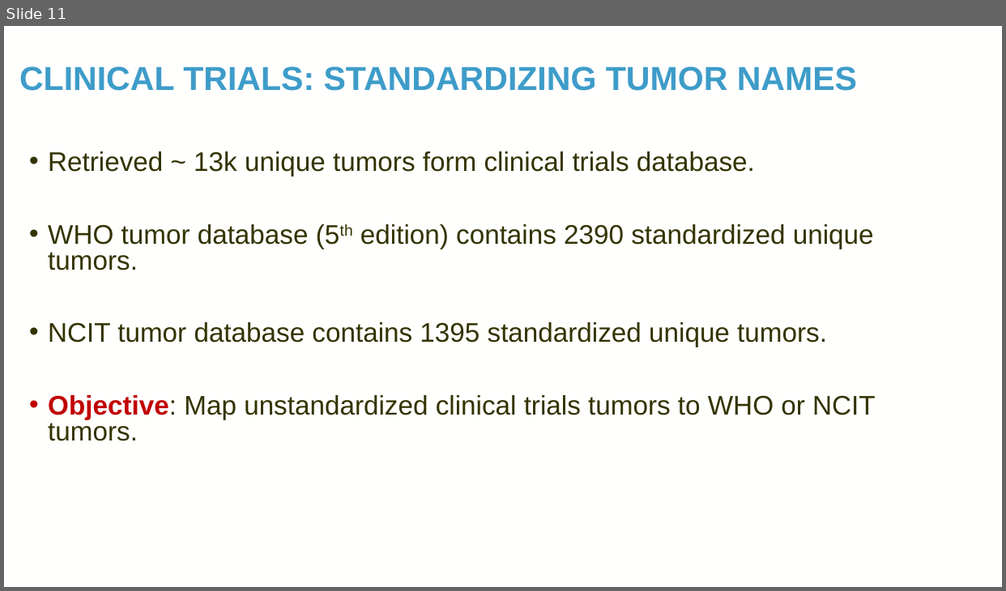
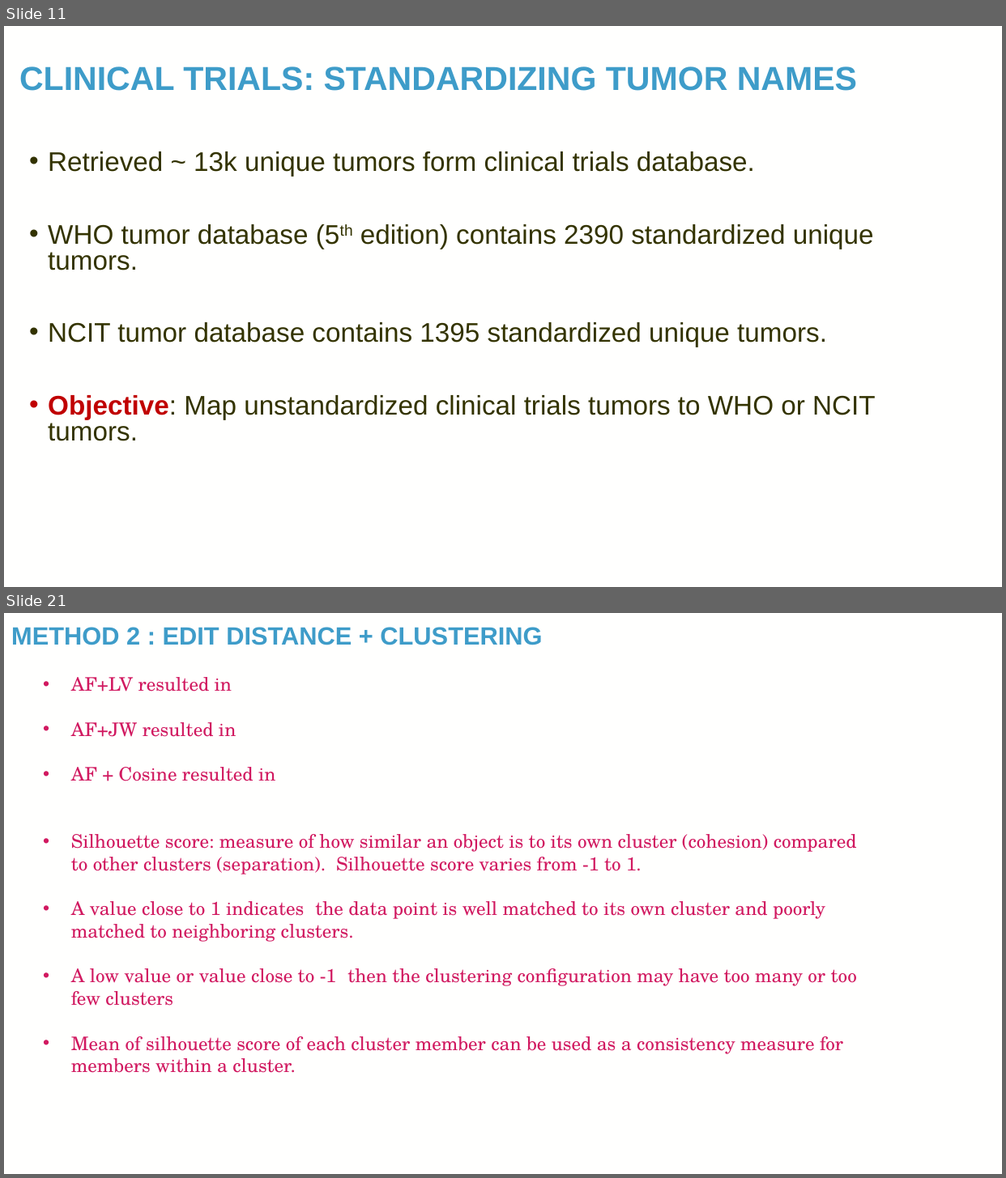
Before and after one commit to TaylorResearchLab/CANTOS, a slide deck: presentations/BIG_2024.pptx. Shown one above the other, each under a label of ours: slide 11 before the commit, slides 11 and 21 after it; the slides between them are not shown. The pictures are 1006x591 and 1006x1178 pixels, drawn with LibreOffice and Linux fonts; fonts in the diff are those of the drawing; background and template pictures are left out. Boxes give left, top, right and bottom in pixels: in the first picture for what was removed or moved away, otherwise in the second. Text is boxed around its words. In the diff, an @@ line names an element or a change of style, - is before the commit and + after.

```diff
--- a/presentations/BIG_2024.pptx
+++ b/presentations/BIG_2024.pptx
@@ slide 21 added at box(4, 613, 1002, 1174), background picture (left out) @@
@@ title added at box(11, 627, 542, 645), 24 pt, text #3E9CC9, bold @@
+METHOD 2 : EDIT DISTANCE + CLUSTERING
@@ text added at box(71, 677, 857, 1073), 18 pt, text #D11960 @@
+• AF+LV resulted in
+• AF+JW resulted in
+• AF + Cosine resulted in
+• Silhouette score: measure of how similar an object is to its own cluster (cohesion) compared to other clusters (separation). Silhouette score varies from -1 to 1.
+• A value close to 1 indicates the data point is well matched to its own cluster and poorly matched to neighboring clusters.
+• A low value or value close to -1 then the clustering configuration may have too many or too few clusters
+• Mean of silhouette score of each cluster member can be used as a consistency measure for members within a cluster.
@@ page number added at box(931, 1133, 977, 1163), 12 pt, text #FFFFFE @@
+21
```
Also in this commit, not shown: 12 slides changed, 6 other slides added, 1 other file.
